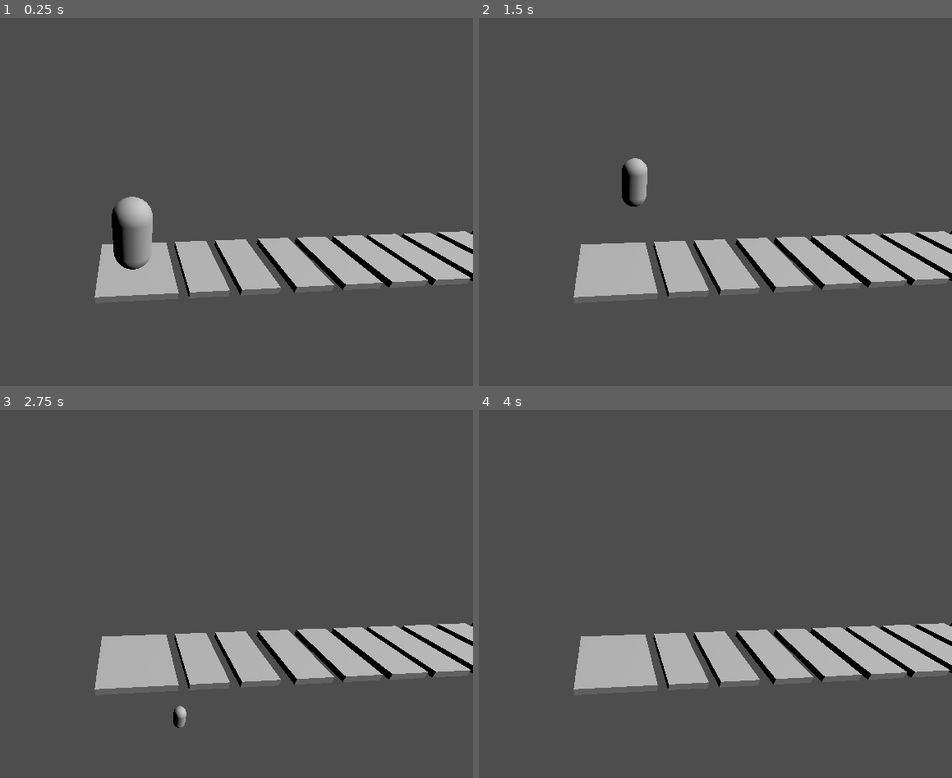
Above: before the commit, frames 1-4 (two rows, left to right).
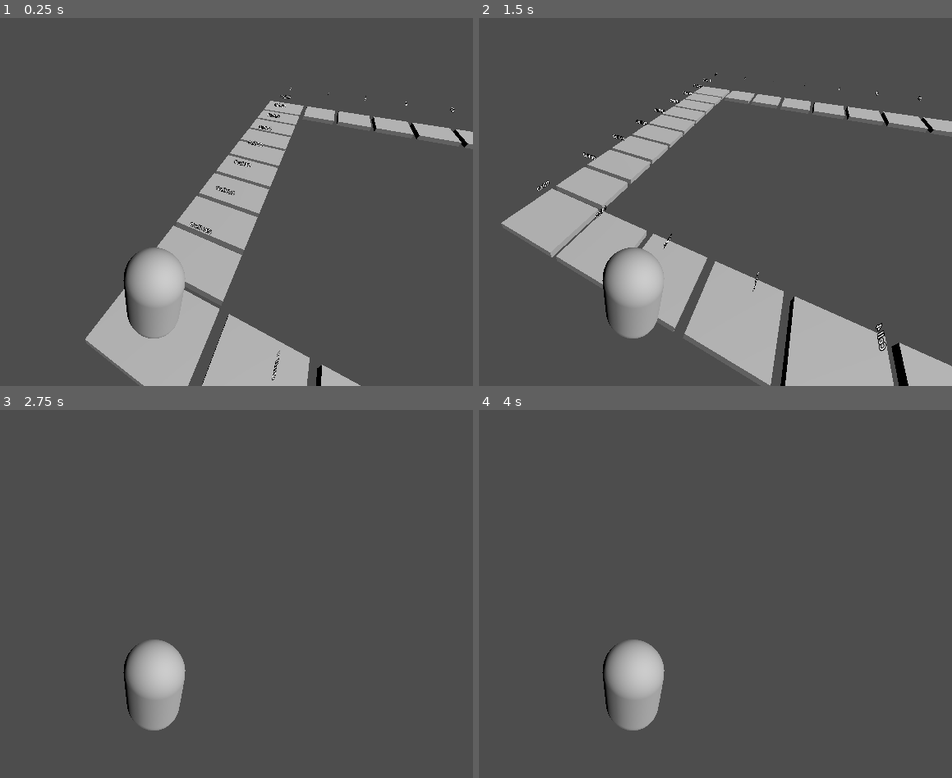
Above: after the commit, the same moments.

Repository: evan00144/monopoly-hustle
Game: Godot game, scene res://scenes/game.tscn
The game is run twice, just before and just after one commit, with the same random seed, the same clock (stepped at 60 frames per second) and the same inputs. This scene is started directly instead of the project's main scene.
Inputs:
- Up to frame 1 (0.25 s): no input
- Up to frame 2 (1.5 s): tap Enter (ui_accept) at 0.5, 0.77 s; hold D (move_right) 0.53-1.28 s; hold S (move_down) from 1.28 s (still down)
- Up to frame 3 (2.75 s): tap Enter (ui_accept) at 1.52 s; release S (move_down) at 2.03 s; hold D (move_right) from 2.03 s (still down)
- Up to frame 4 (4 s): release D (move_right) at 2.78 s; hold W (move_up) 2.78-3.53 s; tap Enter (ui_accept) at 3.02, 3.5, 3.77 s; hold A (move_left) from 3.53 s (still down)

The runs differ from the first frame. In frame 1, 23% of the frame differs, in the area x 18-100%, y 18-100%; in frame 2, 26%, in the area x 4-100%, y 14-100%; in frame 3, 11%; in frame 4, 10%.

Commit message:
feat:dynamic cell generate

Diff:
--- /dev/null
+++ b/scenes/board.gd
@@ -0,0 +1,74 @@
+extends Node3D
+
+const BOARD_SIZE = 10
+const SMALL_CELL_SIZE = Vector3(2, 0.2, 1.5)
+const BIG_CELL_SIZE = Vector3(2, 0.2, 2)
+
+var SmallCellScene = preload("res://scenes/cell.tscn")
+var BigCellScene = preload("res://scenes/cell-big.tscn")
+
+func _ready():
+	generate_board()
+
+
+func generate_board():
+	var positions = []
+	var rotations = []
+	var current_position = Vector3.ZERO
+	var position_adder = ((BIG_CELL_SIZE.x/2) + (SMALL_CELL_SIZE.z/2) + 0.2)
+	print(BIG_CELL_SIZE.x)
+	print(SMALL_CELL_SIZE.z)
+	print(position_adder)
+	# Top Row
+	for i in range(BOARD_SIZE):
+		var pos = current_position
+		if i == 0 or i == 1 or i == BOARD_SIZE - 1:
+			pos.z += position_adder if i > 0 else 0
+		else:
+			pos.z += SMALL_CELL_SIZE.z +0.2
+		current_position = pos
+		positions.append(pos)
+		rotations.append(Vector3(0, deg_to_rad(0), 0))
+
+	# Right Column
+	for i in range(1, BOARD_SIZE):
+		var pos = current_position
+		if i == 1:
+			pos.x += position_adder
+		elif (i == BOARD_SIZE - 1):
+			pos.x += position_adder
+		else:
+			pos.x += SMALL_CELL_SIZE.z + 0.2
+		current_position = pos
+		positions.append(pos)
+		rotations.append(Vector3(0, deg_to_rad(90), 0))
+
+	# Bottom Row (reverse)
+	for i in range(1, BOARD_SIZE):
+		var pos = Vector3(current_position.x, 0, positions[BOARD_SIZE - 1 - i].z)
+		current_position = pos
+		positions.append(pos)
+		rotations.append(Vector3(0, deg_to_rad(180), 0))
+
+	# Left Column (reverse)
+	for i in range(1, BOARD_SIZE - 1):
+		var pos = Vector3(positions[BOARD_SIZE * 2 - 2 - i].x, 0, current_position.z)
+		current_position = pos
+		positions.append(pos)
+		rotations.append(Vector3(0, deg_to_rad(270), 0))
+
+	# Instantiate cells
+	for i in positions.size():
+		var is_big = i == 0 or i % (BOARD_SIZE - 1) == 0
+		var cell = BigCellScene.instantiate() if is_big else SmallCellScene.instantiate()
+		cell.transform.origin = positions[i]
+		cell.rotation = rotations[i]
+		add_child(cell)
+
+		# Floating text label
+		var label = Label3D.new()
+		label.text = "Cell %d" % i
+		label.position = Vector3(0, 1.2, 0)
+		cell.add_child(label)
+
+	print(positions)
--- a/scenes/board.tscn
+++ b/scenes/board.tscn
@@ -1,40 +1,19 @@
 [gd_scene load_steps=4 format=3 uid="uid://bdg0kedf8gcs4"]
 
-[ext_resource type="Script" path="res://test.gd" id="1_axtoh"]
+[ext_resource type="Script" path="res://scenes/board.gd" id="1_7qsy0"]
 [ext_resource type="PackedScene" uid="uid://csdqf7i3uj5xj" path="res://scenes/cell-big.tscn" id="2_xxxjo"]
 [ext_resource type="PackedScene" uid="uid://djmh4wank4v5h" path="res://scenes/cell.tscn" id="3_k6sl3"]
 
 [node name="board" type="Node3D"]
-script = ExtResource("1_axtoh")
+script = ExtResource("1_7qsy0")
 
 [node name="Cell" parent="." instance=ExtResource("2_xxxjo")]
-
-[node name="Cell1" parent="." instance=ExtResource("3_k6sl3")]
-transform = Transform3D(1, 0, 0, 0, 1, 0, 0, 0, 1, 0, 0, 1.77276)
+visible = false
 
 [node name="Cell2" parent="." instance=ExtResource("3_k6sl3")]
-transform = Transform3D(1, 0, 0, 0, 1, 0, 0, 0, 1, 0, 0, 3.07244)
+transform = Transform3D(-4.37114e-08, 0, 1, 0, 1, 0, -1, 0, -4.37114e-08, 1.95, 0.006, 0)
+visible = false
 
 [node name="Cell3" parent="." instance=ExtResource("3_k6sl3")]
-transform = Transform3D(1, 0, 0, 0, 1, 0, 0, 0, 1, 0, 0, 4.47992)
-
-[node name="Cell4" parent="." instance=ExtResource("3_k6sl3")]
-transform = Transform3D(1, 0, 0, 0, 1, 0, 0, 0, 1, 0, 0, 5.77515)
-
-[node name="Cell5" parent="." instance=ExtResource("3_k6sl3")]
-transform = Transform3D(1, 0, 0, 0, 1, 0, 0, 0, 1, 0, 0, 7.04523)
-
-[node name="Cell6" parent="." instance=ExtResource("3_k6sl3")]
-transform = Transform3D(1, 0, 0, 0, 1, 0, 0, 0, 1, 0, 0, 8.26908)
-
-[node name="Cell7" parent="." instance=ExtResource("3_k6sl3")]
-transform = Transform3D(1, 0, 0, 0, 1, 0, 0, 0, 1, 0, 0, 9.53727)
-
-[node name="Cell8" parent="." instance=ExtResource("3_k6sl3")]
-transform = Transform3D(1, 0, 0, 0, 1, 0, 0, 0, 1, 0, 0, 10.8325)
-
-[node name="Cell9" parent="." instance=ExtResource("3_k6sl3")]
-transform = Transform3D(1, 0, 0, 0, 1, 0, 0, 0, 1, 0, 0, 12.1026)
-
-[node name="Cell10" parent="." instance=ExtResource("3_k6sl3")]
-transform = Transform3D(1, 0, 0, 0, 1, 0, 0, 0, 1, 0, 0, 13.3264)
+transform = Transform3D(1, 0, 0, 0, 1, 0, 0, 0, 1, 0.002, 0.006, 1.95)
+visible = false
--- a/scenes/cell.tscn
+++ b/scenes/cell.tscn
@@ -1,7 +1,7 @@
 [gd_scene load_steps=3 format=3 uid="uid://djmh4wank4v5h"]
 
 [sub_resource type="BoxMesh" id="BoxMesh_e2vuf"]
-size = Vector3(2, 0.2, 1)
+size = Vector3(2, 0.2, 1.5)
 
 [sub_resource type="BoxShape3D" id="BoxShape3D_ad2ki"]
 size = Vector3(2, 0.2, 1)
--- a/scenes/game.tscn
+++ b/scenes/game.tscn
@@ -7,18 +7,17 @@
 
 [node name="GameManager" type="Node" parent="."]
 
-[node name="Camera3D" type="Camera3D" parent="."]
-transform = Transform3D(-0.0708803, 0.464872, -0.882536, 0.00908429, 0.885026, 0.465454, 0.997443, 0.0249743, -0.0669539, -5.02395, 4.72627, -0.14192)
-
 [node name="board" parent="." instance=ExtResource("1_qgxn0")]
+transform = Transform3D(1, 0, 0, 0, 1, 0, 0, 0, 1, -0.00511503, 0.00677538, -0.00798345)
 
 [node name="DirectionalLight3D" type="DirectionalLight3D" parent="."]
 transform = Transform3D(0.866121, 0.308951, -0.392916, 0, 0.786094, 0.618107, 0.499834, -0.535355, 0.680853, -1.56717, 2.56888, 2.17897)
 
-[node name="BoardContainer" type="Node3D" parent="."]
+[node name="player" parent="." instance=ExtResource("2_3hj8w")]
+transform = Transform3D(-0.0735863, 0, -0.997289, 0, 1, 0, 0.997289, 0, -0.0735863, -0.0154622, 1.22878, -0.0689046)
 
-[node name="player" parent="." instance=ExtResource("2_3hj8w")]
-transform = Transform3D(1, 0, 0, 0, 1, 0, 0, 0, 1, -0.0154622, 1.22878, -0.0689046)
+[node name="Camera3D" type="Camera3D" parent="player"]
+transform = Transform3D(0.798251, -0.379755, 0.467527, -0.0039683, 0.772872, 0.63455, -0.602312, -0.508385, 0.615439, 1.23745, 3.95555, 1.86945)
 
 [node name="DirectionalLight3D2" type="DirectionalLight3D" parent="."]
 transform = Transform3D(1, 0, 0, 0, 0.523138, 0.852248, 0, -0.852248, 0.523138, 0, 7.37171, 2.86052)
--- a/scenes/player.tscn
+++ b/scenes/player.tscn
@@ -7,10 +7,13 @@
 [sub_resource type="CapsuleShape3D" id="CapsuleShape3D_74ctb"]
 
 [node name="player" type="CharacterBody3D"]
+transform = Transform3D(0.996798, 0, -0.0799555, 0, 1, 0, 0.0799555, 0, 0.996798, 0, 0, 0)
 script = ExtResource("1_bbkai")
 
 [node name="MeshInstance3D" type="MeshInstance3D" parent="."]
+transform = Transform3D(0.969927, 0, 0.243395, 0, 1, 0, -0.243395, 0, 0.969927, 0, 0, 0)
 mesh = SubResource("CapsuleMesh_4cl0p")
 
 [node name="CollisionShape3D" type="CollisionShape3D" parent="."]
+transform = Transform3D(0.758612, 0, 0.651543, 0, 1, 0, -0.651543, 0, 0.758612, 0, 0, 0)
 shape = SubResource("CapsuleShape3D_74ctb")
